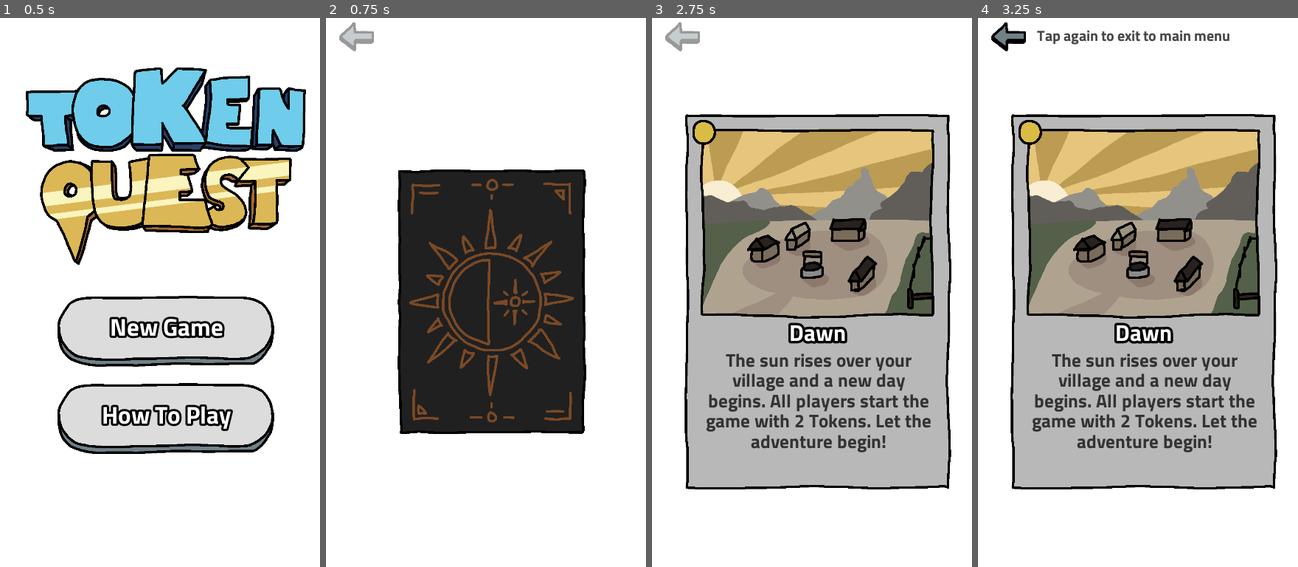
Above: before the commit, frames 1-4 (left to right).
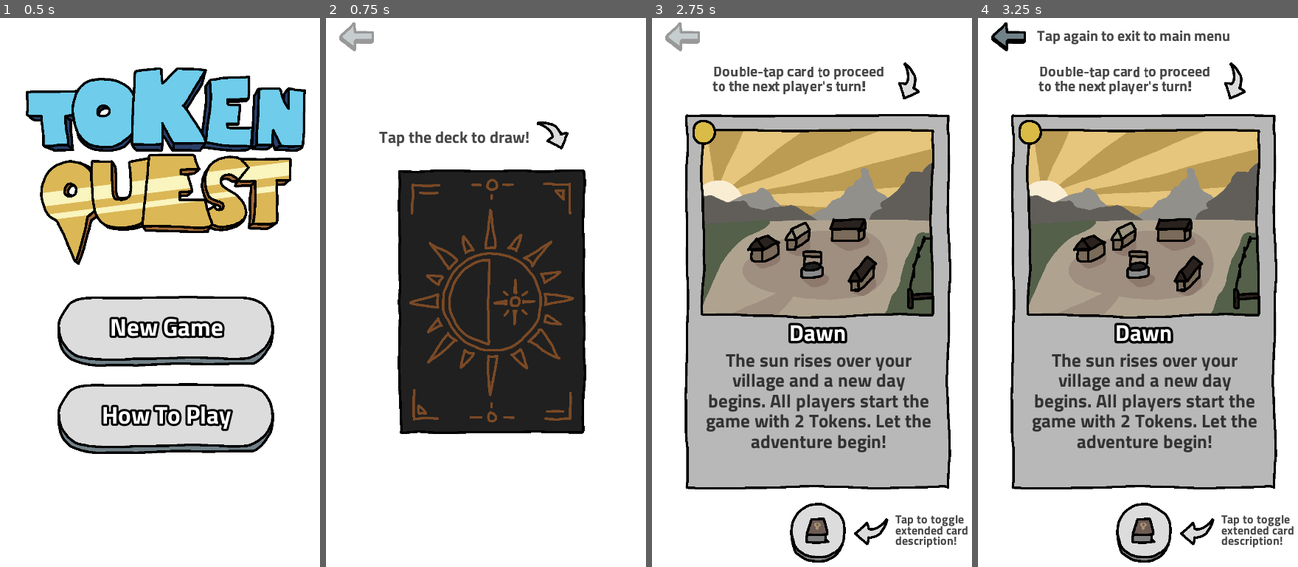
Above: after the commit, the same moments.

Repository: fredrikgson/TokenQuest
Game: Godot game, scene res://Scenes/MainMenu.tscn
The game is run twice, just before and just after one commit, with the same random seed, the same clock (stepped at 60 frames per second) and the same inputs.
Inputs (mouse positions are in pixels of both pictures, inside the frame that each line leads up to):
- Up to frame 1 (0.5 s): no input
- Up to frame 2 (0.75 s): tap Enter at 0.5 s; move the mouse to (492, 330) at 0.52 s; click (492, 330) at 0.67 s
- Up to frame 3 (2.75 s): tap Space at 1.25 s; move the mouse to (818, 303) at 1.27 s; click (818, 303) at 1.42 s; click (818, 303) at 2.17 s
- Up to frame 4 (3.25 s): tap Enter at 2.75 s; move the mouse to (1010, 34) at 2.77 s; click (1010, 34) at 2.92 s

Frame 1 is identical in both runs. In frame 2, 0.7% of the frame differs, in the area x 16-76%, y 18-24%; in frame 3, 3.5%, in the area x 18-99%, y 8-100%; in frame 4, 3.5%.

Commit message:
added 2 new cards, added play again button

Diff:
--- /dev/null
+++ b/Cards/BozorgTheGiant.tres
@@ -0,0 +1,19 @@
+[gd_resource type="Resource" load_steps=3 format=2]
+
+[ext_resource path="res://Scripts/ScriptableCard.gd" type="Script" id=1]
+[ext_resource path="res://Graphics/CardArt/bozorg_the_giant.png" type="Texture" id=2]
+
+[resource]
+script = ExtResource( 1 )
+card_name = "Bozorg The Giant"
+card_type = 3
+card_text = "A giant stomps your whole village to the ground, leaving everyone to start over from nothing. Each players' Token count becomes 2."
+card_art = ExtResource( 2 )
+card_rarity = 4
+extended_description = "Bozorg The Giant stomps your whole village to the ground, and all inhabitants must start rebuilding their lives from scratch.
+
+Each player's Token count is set to 2.
+
+If a player has more than 2 Tokens, they must lose Tokens until they have only 2 left.
+
+If a player has fewer than 2 Tokens, they gain Tokens until they have 2."
--- a/Cards/Dawn.tres
+++ b/Cards/Dawn.tres
@@ -10,4 +10,10 @@
 card_text = "The sun rises over your village and a new day begins. All players start the game with 2 Tokens. Let the adventure begin!"
 card_art = ExtResource( 2 )
 card_rarity = 5
-extended_description = ""
+extended_description = "Welcome to a new game of TokenQuest!
+
+In order to play, you need something to represent Tokens. Candy pieces are perfect, but any item that you have a good amount of will do. Place the Tokens in a pile in the center of the table (or off to the side). This is the Token bank.
+
+Whenever a player is instructed to gain Tokens, they are transferred from the Token bank to that player. When a player is instructed to lose Tokens, those Tokens are taken from that player and returned to the bank.
+
+Start the game by dealing 2 Tokens to each player from the Token bank. The turn then passes to the next player in the clockwise order, and it becomes their turn to draw a card."
--- a/Prefab/Card.tscn
+++ b/Prefab/Card.tscn
@@ -12,6 +12,7 @@
 [ext_resource path="res://Graphics/extended_card_border_color.png" type="Texture" id=10]
 [ext_resource path="res://Audio/extended_desc_open.wav" type="AudioStream" id=11]
 [ext_resource path="res://Audio/extended_desc_close.wav" type="AudioStream" id=12]
+[ext_resource path="res://Graphics/UI/attention_arrow.png" type="Texture" id=13]
 
 [sub_resource type="DynamicFont" id=1]
 size = 75
@@ -66,6 +67,18 @@
 [sub_resource type="CircleShape2D" id=7]
 radius = 100.0
 
+[sub_resource type="DynamicFont" id=8]
+size = 50
+outline_color = Color( 0.345098, 0.313726, 0.313726, 1 )
+extra_spacing_top = -30
+font_data = ExtResource( 4 )
+
+[sub_resource type="DynamicFont" id=9]
+size = 40
+outline_color = Color( 0.345098, 0.313726, 0.313726, 1 )
+extra_spacing_top = -30
+font_data = ExtResource( 4 )
+
 [node name="Card" type="Area2D"]
 script = ExtResource( 6 )
 
@@ -175,6 +188,46 @@
 
 [node name="stream_close" type="AudioStreamPlayer2D" parent="ExtendedDesc"]
 stream = ExtResource( 12 )
+
+[node name="Tutorial" type="Node2D" parent="."]
+visible = false
+
+[node name="TapCard" type="Sprite" parent="Tutorial"]
+position = Vector2( 298, -716 )
+rotation = -1.48353
+texture = ExtResource( 13 )
+
+[node name="Label" type="Label" parent="Tutorial"]
+margin_left = -342.0
+margin_top = -756.0
+margin_right = 260.0
+margin_bottom = -659.0
+custom_fonts/font = SubResource( 8 )
+custom_colors/font_color = Color( 0, 0, 0, 0.721569 )
+text = "Double-tap card to proceed
+to the next player's turn!"
+__meta__ = {
+"_edit_use_anchors_": false
+}
+
+[node name="ExtDesc" type="Sprite" parent="Tutorial"]
+position = Vector2( 179.174, 745.335 )
+rotation = -0.349066
+texture = ExtResource( 13 )
+
+[node name="Label2" type="Label" parent="Tutorial"]
+margin_left = 252.652
+margin_top = 704.802
+margin_right = 608.652
+margin_bottom = 806.802
+custom_fonts/font = SubResource( 9 )
+custom_colors/font_color = Color( 0, 0, 0, 0.721569 )
+text = "Tap to toggle
+extended card
+description!"
+__meta__ = {
+"_edit_use_anchors_": false
+}
 [connection signal="input_event" from="." to="." method="_on_Card_input_event"]
 [connection signal="animation_finished" from="AnimationPlayer" to="." method="_on_AnimationPlayer_animation_finished"]
 [connection signal="timeout" from="Timer" to="." method="_on_Timer_timeout"]
--- a/Prefab/Deck.tscn
+++ b/Prefab/Deck.tscn
@@ -1,8 +1,11 @@
-[gd_scene load_steps=6 format=2]
+[gd_scene load_steps=10 format=2]
 
 [ext_resource path="res://Graphics/card_back.png" type="Texture" id=1]
 [ext_resource path="res://Scripts/Deck.gd" type="Script" id=2]
 [ext_resource path="res://Audio/card_draw.wav" type="AudioStream" id=3]
+[ext_resource path="res://Font/TitilliumWeb-Bold.ttf" type="DynamicFontData" id=4]
+[ext_resource path="res://Graphics/UI/attention_arrow.png" type="Texture" id=5]
+[ext_resource path="res://Prefab/ChangeSceneButton.tscn" type="PackedScene" id=6]
 
 [sub_resource type="Animation" id=1]
 resource_name = "Draw"
@@ -59,6 +62,12 @@
 [sub_resource type="RectangleShape2D" id=2]
 extents = Vector2( 325, 450 )
 
+[sub_resource type="DynamicFont" id=3]
+size = 55
+outline_color = Color( 0.345098, 0.313726, 0.313726, 1 )
+extra_spacing_top = -30
+font_data = ExtResource( 4 )
+
 [node name="Deck" type="Area2D"]
 script = ExtResource( 2 )
 
@@ -80,5 +89,32 @@
 
 [node name="AudioStreamPlayer2D" type="AudioStreamPlayer2D" parent="."]
 stream = ExtResource( 3 )
+
+[node name="Tutorial" type="Node2D" parent="."]
+position = Vector2( 0, -550 )
+
+[node name="Arrow" type="Sprite" parent="Tutorial"]
+position = Vector2( 200, 0 )
+rotation = -2.26893
+texture = ExtResource( 5 )
+
+[node name="Instruc" type="Label" parent="Tutorial"]
+margin_left = -368.415
+margin_top = 4.42065
+margin_right = 139.585
+margin_bottom = 59.4207
+custom_fonts/font = SubResource( 3 )
+custom_colors/font_color = Color( 0, 0, 0, 0.721569 )
+text = "Tap the deck to draw!"
+__meta__ = {
+"_edit_use_anchors_": false
+}
+
+[node name="PlayAgainButton" type="Node2D" parent="."]
+visible = false
+
+[node name="ChangeSceneButton" parent="PlayAgainButton" instance=ExtResource( 6 )]
+button_text = "Play Again"
+target_scene = "res://Scenes/Game.tscn"
 [connection signal="input_event" from="." to="." method="_on_Deck_input_event"]
 [connection signal="timeout" from="ChangeStateToIdle" to="." method="_on_ChangeStateToIdle_timeout"]
--- a/Scripts/Card.gd
+++ b/Scripts/Card.gd
@@ -51,6 +51,10 @@
 	if anim_name == "Display":
 		## animation for showing card is completed, change state in Mstr
 		Mstr.state = Mstr.States.DISPLAYING_CARD
+		Mstr.drawn_cards.append(resource)
+
+		## if this is the first card, show tutorial
+		if(len(Mstr.drawn_cards) == 1): $Tutorial.visible = true
 
 		## also, if card has extended desc, show the button
 		if resource and resource.extended_description != "" and resource.extended_description != null:
--- a/Scripts/Deck.gd
+++ b/Scripts/Deck.gd
@@ -73,10 +73,11 @@
 	deck.push_back(load("res://Cards/Dusk.tres"))
 
 	## FOR DEBUGGING PURPOSES
-	##deck.push_front(load("res://Cards/ThiefMaster.tres"))
+	##deck.push_front(load("res://Cards/BozorgTheGiant.tres"))
 
 	## always begin game in idle state
 	Mstr.state = Mstr.States.IDLE
+	Mstr.drawn_cards = []
 
 	## finally
 	deck_loaded = true
@@ -93,6 +94,7 @@
 
 			Mstr.state = Mstr.States.LOCKED
 			$AnimationPlayer.play("Draw")
+			if($Tutorial.visible): $Tutorial.visible = false
 
 
 ## called by Draw animation
@@ -104,6 +106,8 @@
 
 	get_node("../CardHolder").add_child(new_card)
 
+	## card gets added to Mstr.drawn_cards from the Card class
+
 
 func play_card_draw_SFX():
 	draw_audio_stream.play()
@@ -113,6 +117,9 @@
 ## delays state reset by 0.2 to prevent accidental double tap
 func _on_ChangeStateToIdle_timeout():
 	Mstr.state = Mstr.States.IDLE
+
+	## if there are no more cards in the deck, show Play again button
+	if len(deck) < 1: $PlayAgainButton.visible = true
 
 
 
--- a/Scripts/GameMaster.gd
+++ b/Scripts/GameMaster.gd
@@ -3,6 +3,8 @@
 ## SINGLETON
 ## accessed by calling Mstr
 
+## STATE MACHINE
+## to determine whether cards can be drawn or not
 enum States {
 	IDLE, # when no card is showing and deck can be clicked
 	LOCKED, # when animation is playing, nothing can be clicked
@@ -10,6 +12,9 @@
 }
 var state = States.IDLE
 
+## stores the cards that have been drawn this game
+var drawn_cards = []
+
 ## seed is randomized at game start
 func _ready():
 	randomize()
Binary file added: Graphics/CardArt/alphabet_class.png
Not shown, added: Graphics/CardArt/alphabet_class.png.import
Binary file added: Graphics/CardArt/bozorg_the_giant.png
Not shown, added: Graphics/CardArt/bozorg_the_giant.png.import
Binary file added: Graphics/UI/attention_arrow.png
Not shown, added: Graphics/UI/attention_arrow.png.import
Not shown: 1 places in Prefab/Card.tscn that only renumber resources
